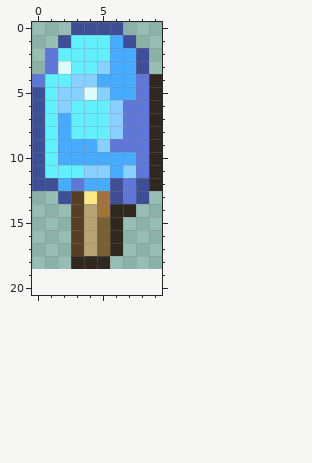
Pixel-art sprite, stored at Items/Consumable/Food/Popsicle.png. The first picture shows the starting point.
The file is 20x38 pixels, drawn in blocks of 2x2; one block is one cell here. Colours within 5 levels of each other are drawn and written as one. The old version is drawn lined up with the new one, on the new canvas.
After:
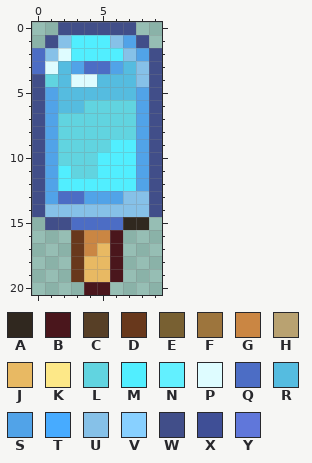
Palette (. is transparent): A #30281f  B #4a161c  C #573f26  D #68381c  E #786032  F #9d753d  G #ca8643  H #b9a271  J #e8b963  K #fde888  L #61d4e0  M #51eeff  N #62f0ff  P #defcff  Q #4c6dc5  R #55bce0  S #51a3e8  T #47abff  U #86c1e8  V #88d0ff  W #414e89  X #3f4f96  Y #6077da
Difference:
canvas 10x19 -> 10x21
@@ x 0..9 @@
- 0 ...XXXX...
- 1 ..XNNNTX..
- 2 .YNNNNTTX.
- 3 .YPNNVTTX.
- 4 YNNVVTTTYA
- 5 XNVVPVTTYA
- 6 XNVNNNVYYA
- 7 XNTNNNVYYA
- 8 XNTNNNVYYA
- 9 XNTTTVYYYA
-10 XNTTTTTTYA
-11 XNNNVVTVYA
-12 XXTYTTXYXA
-13 ..XCKFXYX.
-14 ...CHFAA..
-15 ...CHEA...
-16 ...CHEA...
-17 ...CHEA...
-18 ...AAA....
-19 ..........
-20 ..........
+ 0 ..WWWWWW..
+ 1 .WUMMMUSW.
+ 2 QUPMMMMUSW
+ 3 QPRSQQSRUW
+ 4 WLRPPRRRUW
+ 5 WSRRRRRRSW
+ 6 WSRRLLLLSW
+ 7 WSLLLLLLSW
+ 8 WSLLLLLLSW
+ 9 WSLLLLMMSW
+10 WSLLLMMMSW
+11 WSMLLMMMSW
+12 WSMMMMMMSW
+13 WSQQSSSUUW
+14 WUUUUUUUUW
+15 .WWQQQQAA.
+16 ...DGGB...
+17 ...DGJB...
+18 ...DJJB...
+19 ...DJJB...
+20 ....BB....
Pixel boxes of the changes (left, top, right, bottom) in both pictures:
changed: (32, 22, 162, 295)
